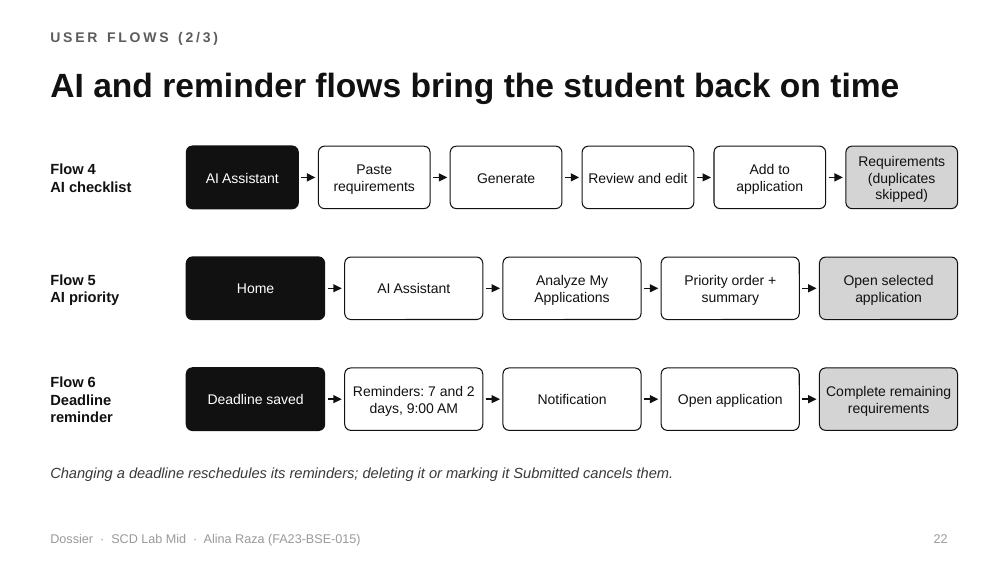
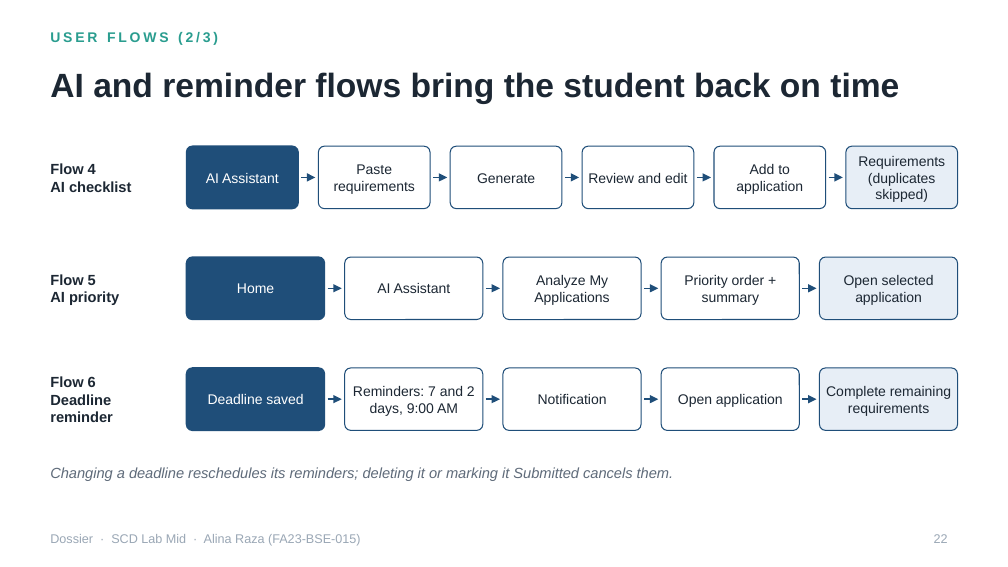
Before and after one commit to alinaraza2017/dossier, a slide deck: slide 22 of presentation_prep/02_Dossier_SCD_Lab_Mid.pptx. Drawn at 1008x567 pixels with LibreOffice and Linux fonts; fonts in the diff are those of the drawing. Boxes give left, top, right and bottom in pixels: in the first picture for what was removed or moved away, otherwise in the second. Text is boxed around its words. In the diff, an @@ line names an element or a change of style, - is before the commit and + after.

```diff
--- a/presentation_prep/02_Dossier_SCD_Lab_Mid.pptx
+++ b/presentation_prep/02_Dossier_SCD_Lab_Mid.pptx
@@ text "USER FLOWS (2/3)" at <box>50,32,218,45</box>: text colour #5C5C5C to #2A9D8F @@
@@ arrow (301, 177) - (316, 177): stroke #111111 1 pt to #1F4E79 1 pt @@
@@ arrow (433, 177) - (448, 177): stroke #111111 1 pt to #1F4E79 1 pt @@
@@ arrow (565, 177) - (580, 177): stroke #111111 1 pt to #1F4E79 1 pt @@
@@ arrow (697, 177) - (711, 177): stroke #111111 1 pt to #1F4E79 1 pt @@
@@ arrow (829, 177) - (843, 177): stroke #111111 1 pt to #1F4E79 1 pt @@
@@ arrow (328, 288) - (342, 288): stroke #111111 1 pt to #1F4E79 1 pt @@
@@ arrow (486, 288) - (500, 288): stroke #111111 1 pt to #1F4E79 1 pt @@
@@ arrow (644, 288) - (658, 288): stroke #111111 1 pt to #1F4E79 1 pt @@
@@ arrow (802, 288) - (816, 288): stroke #111111 1 pt to #1F4E79 1 pt @@
@@ fill #111111 to #1F4E79; outline #111111 1 pt to #1F4E79 1 pt in 3 elements at <box>186,146,298,209</box>, <box>186,257,325,320</box>, <box>186,368,325,430</box> @@
@@ outline #111111 0.75 pt to #1F4E79 0.75 pt in 10 elements at <box>319,146,430,209</box>, <box>451,146,562,209</box>, <box>583,146,695,209</box>, <box>714,146,826,209</box>, <box>345,257,483,320</box>, <box>503,257,641,320</box>, <box>661,257,799,320</box>, <box>345,368,483,430</box>, <box>503,368,641,430</box>, <box>661,368,799,430</box> @@
@@ fill #D4D4D4 to #E7EEF6; outline #111111 0.75 pt to #1F4E79 0.75 pt in 3 elements at <box>846,146,958,209</box>, <box>820,257,958,320</box>, <box>820,368,958,430</box> @@
@@ text colour #111111 to #1C2733 in 17 elements at <box>50,72,899,104</box>, <box>50,163,131,192</box>, <box>334,164,415,194</box>, <box>477,173,535,183</box>, <box>588,173,688,183</box>, <box>736,164,803,194</box>, <box>858,156,945,202</box>, <box>50,274,119,305</box>, <box>377,283,451,293</box>, <box>534,275,609,305</box>, <box>684,275,765,305</box>, <box>844,275,934,305</box>, <box>50,376,112,422</box>, <box>353,386,475,416</box>, <box>538,394,607,404</box>, <box>678,394,783,407</box>, <box>826,386,951,416</box> @@
@@ arrow (328, 399) - (342, 399): stroke #111111 1 pt to #1F4E79 1 pt @@
@@ arrow (486, 399) - (500, 399): stroke #111111 1 pt to #1F4E79 1 pt @@
@@ arrow (644, 399) - (658, 399): stroke #111111 1 pt to #1F4E79 1 pt @@
@@ arrow (802, 399) - (816, 399): stroke #111111 1 pt to #1F4E79 1 pt @@
@@ text "Changing a deadline reschedules its ..." at <box>50,467,674,481</box>: text colour #3A3A3A to #5F6B7A @@
@@ text "Dossier · SCD Lab Mid ..." at <box>50,534,360,546</box>: text colour #9A9A9A to #9AA7B5 @@
@@ page number at <box>934,534,948,543</box>: text colour #9A9A9A to #9AA7B5 @@
```
Also in this commit, not shown: 32 other slides changed, 5 other files.
